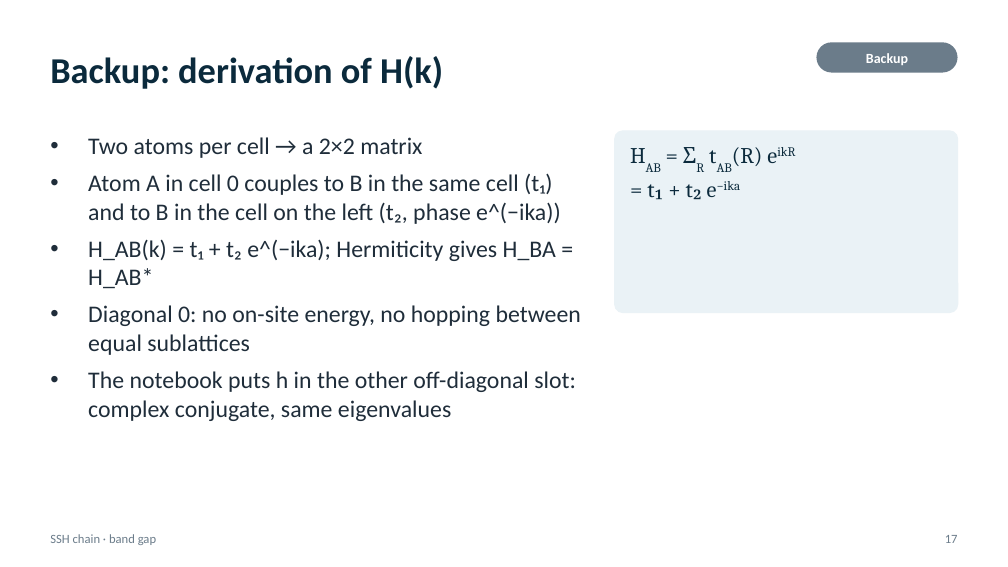
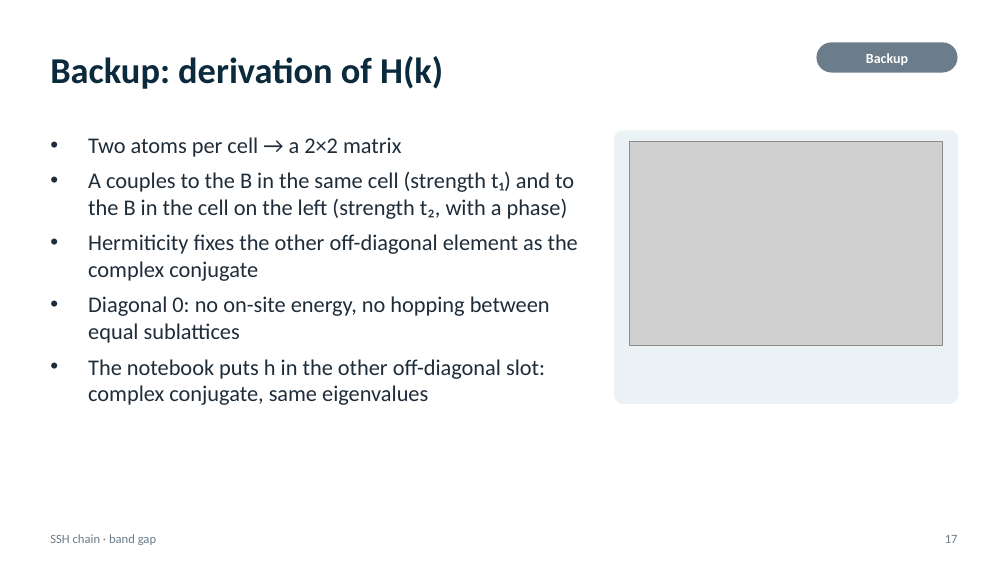
Before and after one commit to hyosan1423/computational-physics, a slide deck: slide 17 of midterm-tight-binding/slides/SSH_midterm_slides.pptx. Drawn at 1008x567 pixels with LibreOffice and Linux fonts; fonts in the diff are those of the drawing; grey boxes stand for pictures. Boxes give left, top, right and bottom in pixels: in the first picture for what was removed or moved away, otherwise in the second. Text is boxed around its words. In the diff, an @@ line names an element or a change of style, - is before the commit and + after.

```diff
--- a/midterm-tight-binding/slides/SSH_midterm_slides.pptx
+++ b/midterm-tight-binding/slides/SSH_midterm_slides.pptx
@@ text at <box>88,137,550,405</box>: size 17 to 16 pt in "Two atoms per cell → a 2×2 ...", "Diagonal 0: no on-site energy, no hopping ...", "The notebook puts h in the other ..." @@
@@ rounded rectangle: place and size @@
-rounded rectangle at <box>615,131,958,312</box>
+rounded rectangle at <box>615,131,958,403</box>
@@ rounded rectangle at <box>615,131,958,403</box>: proportions changed @@
@@ picture added at <box>630,141,942,346</box> @@
@@ text at <box>88,172,578,281</box>: text changed; size 17 to 16 pt @@
-• Atom A in cell 0 couples to B in the same cell (t₁) and to B in the cell on the left (t₂, phase e^(−ika))
-• H_AB(k) = t₁ + t₂ e^(−ika); Hermiticity gives H_BA = H_AB*
+• A couples to the B in the same cell (strength t₁) and to the B in the cell on the left (strength t₂, with a phase)
+• Hermiticity fixes the other off-diagonal element as the complex conjugate
@@ text removed at <box>379,173,561,223</box> @@
-HAB = ΣR tAB(R) eikR
-= t₁ + t₂ e−ika
```
Also in this commit, not shown: 12 other slides changed, 19 other files.
